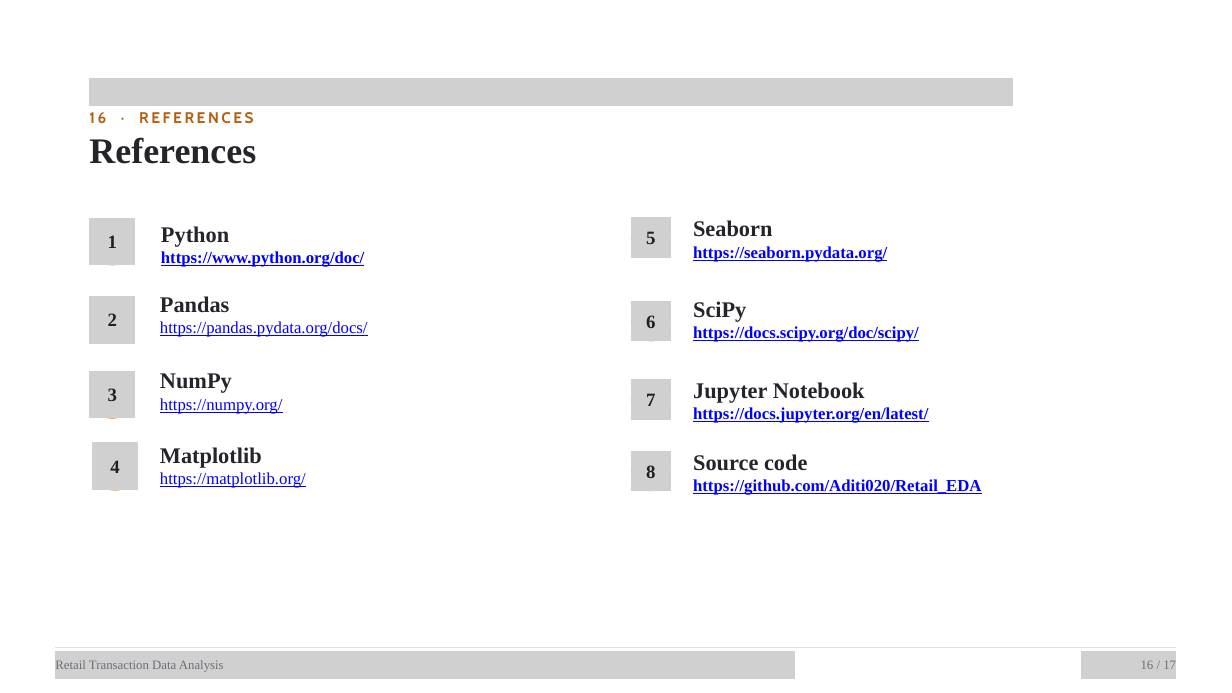
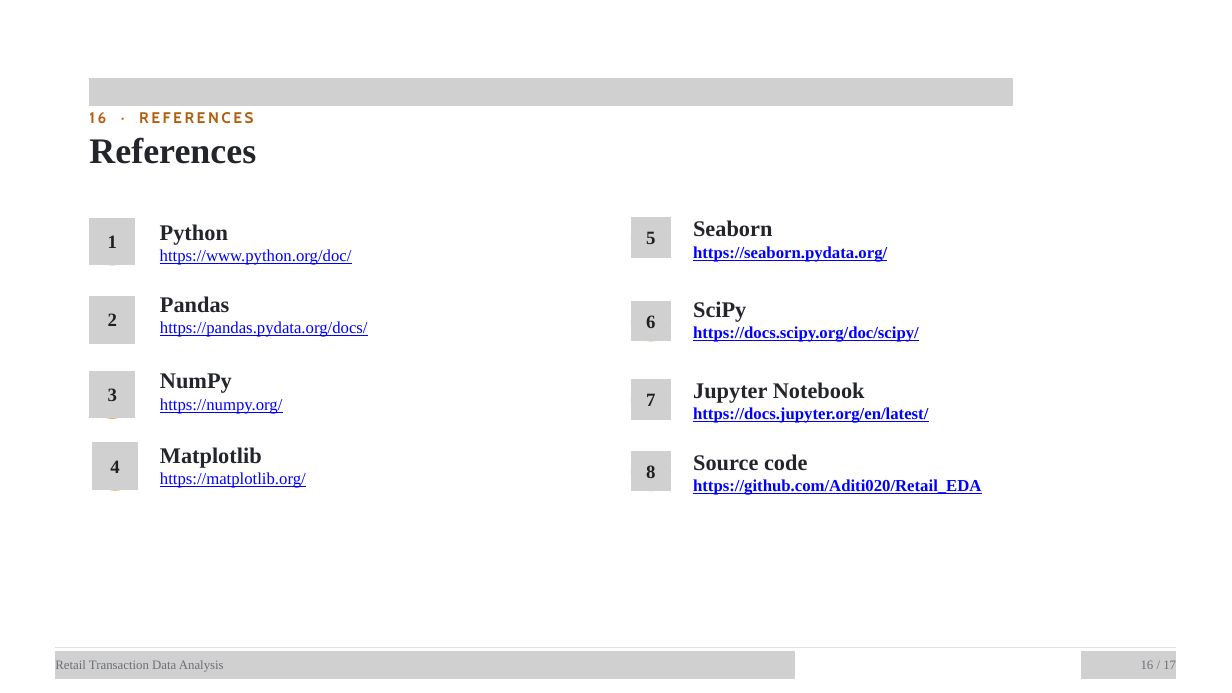
Before and after one commit to Aditi020/Retail_EDA, a slide deck: slide 16 of docs/Retail_EDA.pptx. Drawn at 1232x693 pixels with LibreOffice and Linux fonts; fonts in the diff are those of the drawing; grey boxes stand for pictures. Boxes give left, top, right and bottom in pixels: in the first picture for what was removed or moved away, otherwise in the second. Text is boxed around its words. In the diff, an @@ line names an element or a change of style, - is before the commit and + after.

```diff
--- a/docs/Retail_EDA.pptx
+++ b/docs/Retail_EDA.pptx
@@ text at <box>160,249,352,265</box>: bold off in "https://www.python.org/doc/" @@
```
Also in this commit, not shown: 2 other slides changed.
